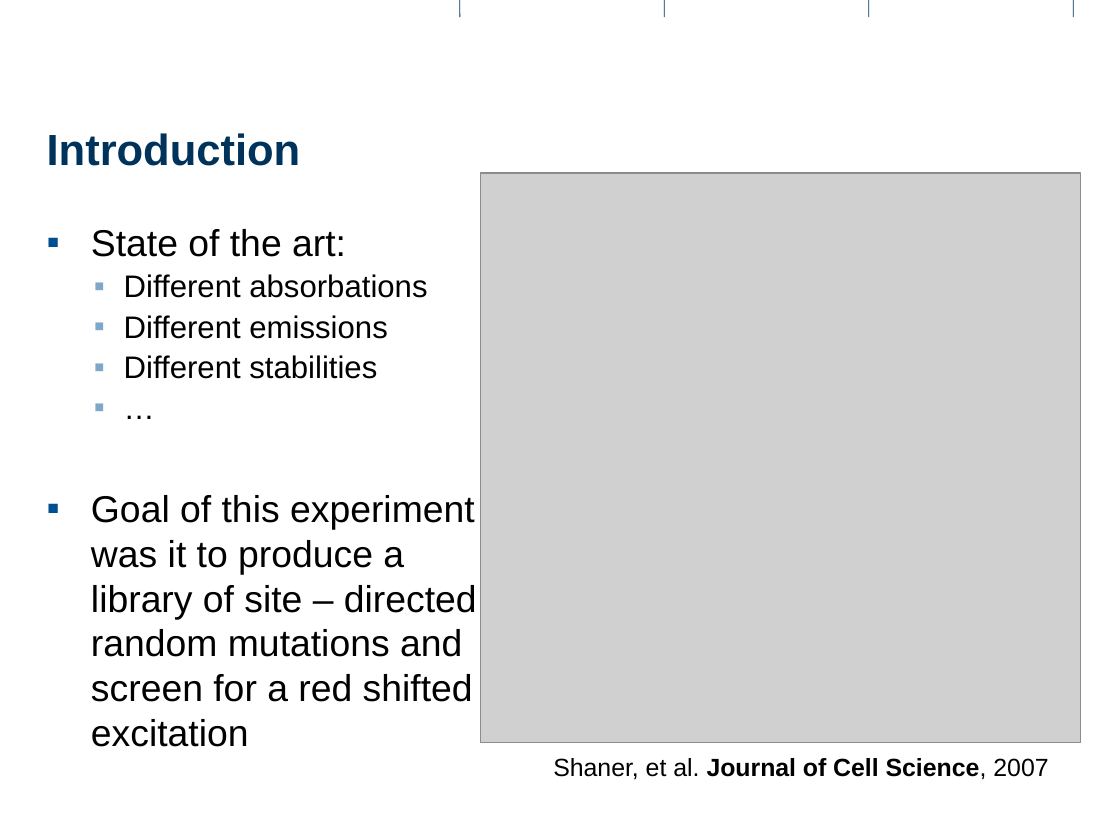
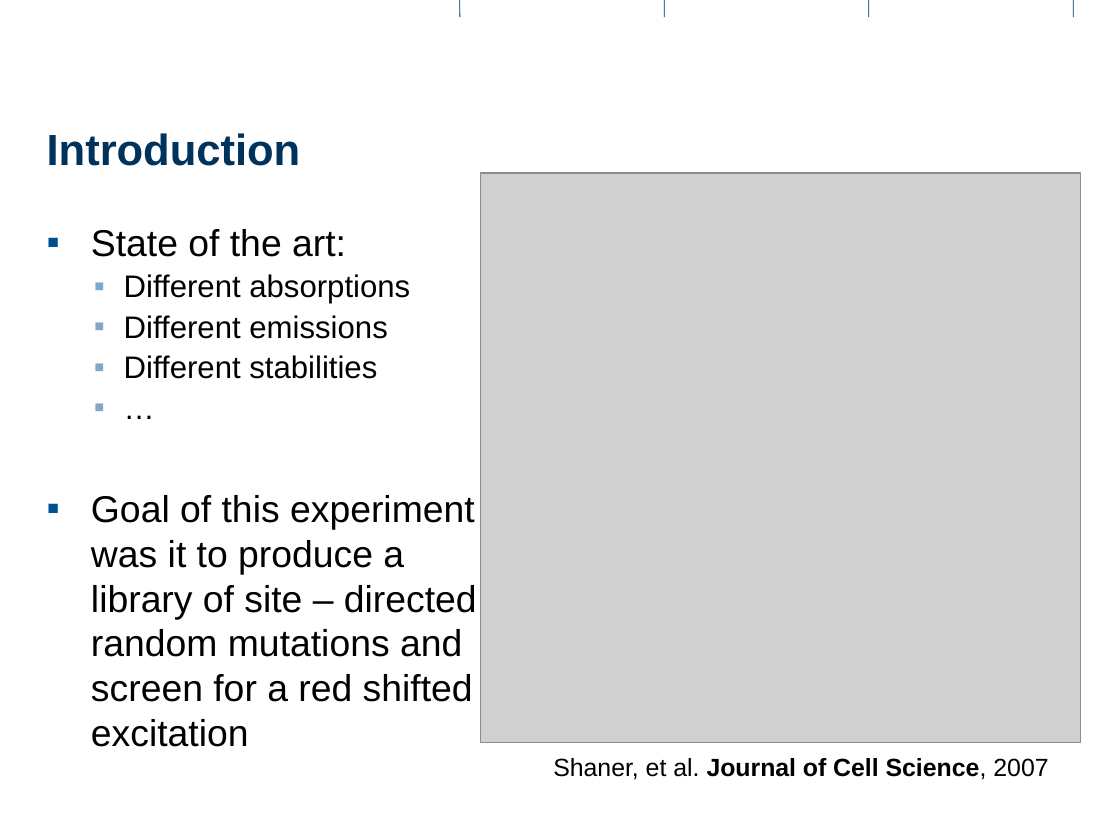
Before and after one commit to Pascal-Stucheli/Lab-Work, a slide deck: slide 3 of Presentation.pptx. Drawn at 1120x840 pixels with LibreOffice and Linux fonts; fonts in the diff are those of the drawing; grey boxes stand for pictures; background and template pictures are left out. Boxes give left, top, right and bottom in pixels: in the first picture for what was removed or moved away, otherwise in the second. Text is boxed around its words. In the diff, an @@ line names an element or a change of style, - is before the commit and + after.

```diff
--- a/Presentation.pptx
+++ b/Presentation.pptx
@@ text at (x1=124, y1=274, x2=410, y2=304): text changed @@
-  ▪ Different absorbations
+  ▪ Different absorptions
```
Also in this commit, not shown: 4 other slides changed.
